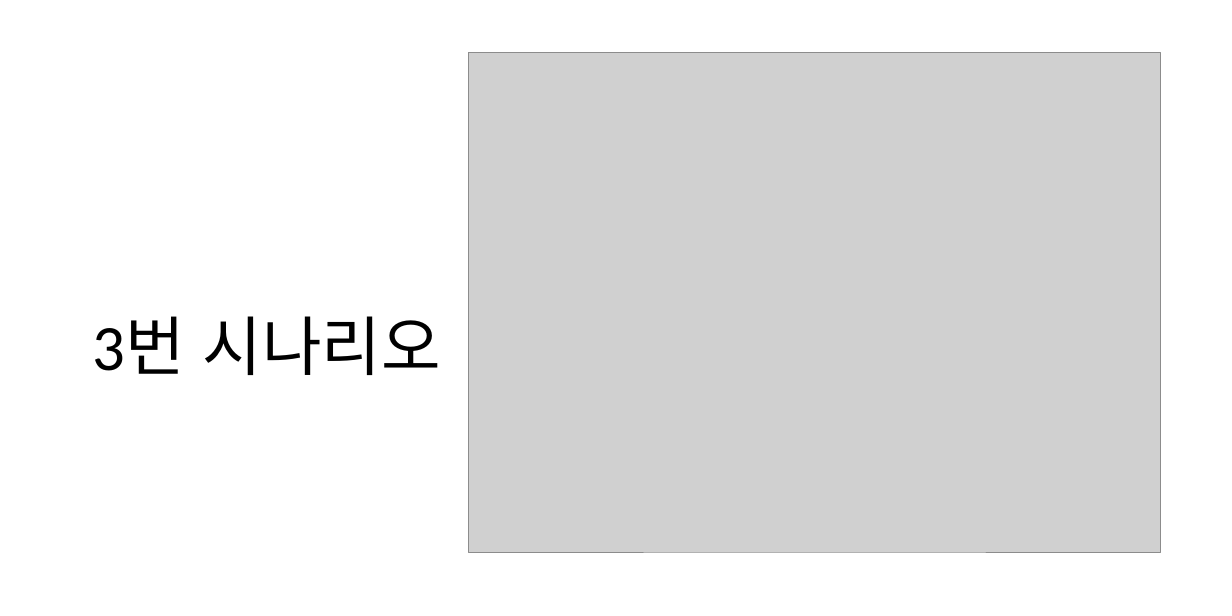
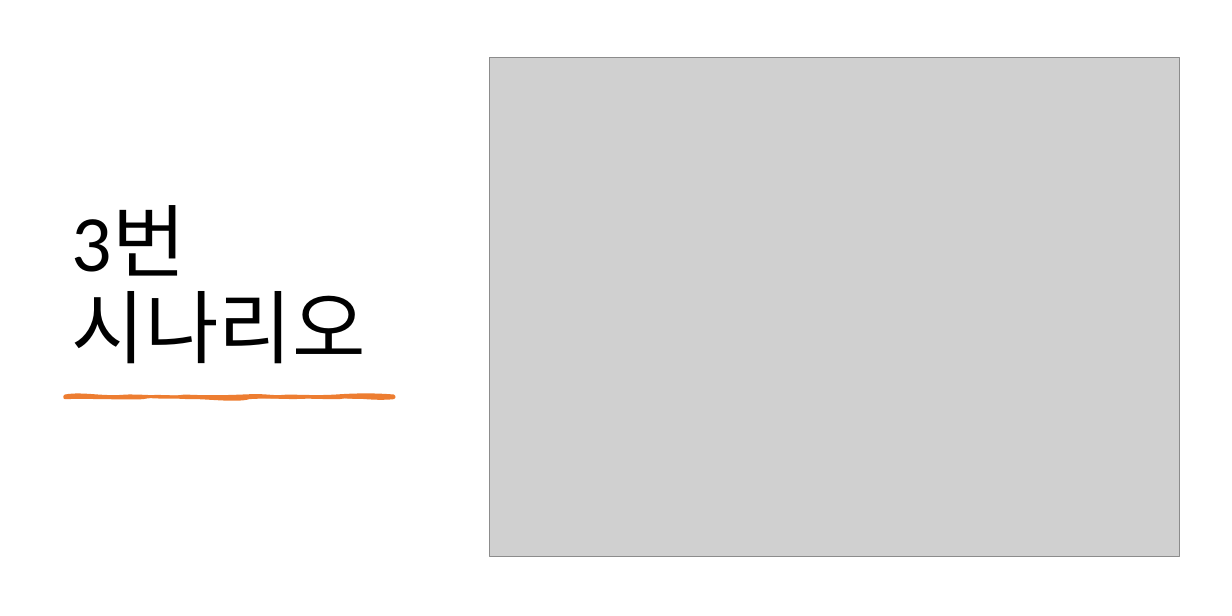
Before and after one commit to Tentailsahri/DT_FINAL_Project, a slide deck: slide 4 of 상태천이도.pptx. Drawn at 1232x616 pixels with LibreOffice and Linux fonts; fonts in the diff are those of the drawing; grey boxes stand for pictures. Boxes give left, top, right and bottom in pixels: in the first picture for what was removed or moved away, otherwise in the second. Text is boxed around its words. In the diff, an @@ line names an element or a change of style, - is before the commit and + after.

```diff
--- a/상태천이도.pptx
+++ b/상태천이도.pptx
@@ title "3번 시나리오": place and size @@
-title "3번 시나리오" at [92,316,441,375]
+title "3번 시나리오" at [72,205,366,364]
@@ title "3번 시나리오" at [72,205,366,364]: size 64 to 79 pt @@
@@ picture: place and size @@
-picture at [469,52,1161,552]
+picture at [490,57,1180,556]
@@ freeform shape added at [65,396,394,397], fill #ED7D31, outline #ED7D31 3 pt @@
```
Also in this commit, not shown: 6 other slides changed, 1 slide removed.
